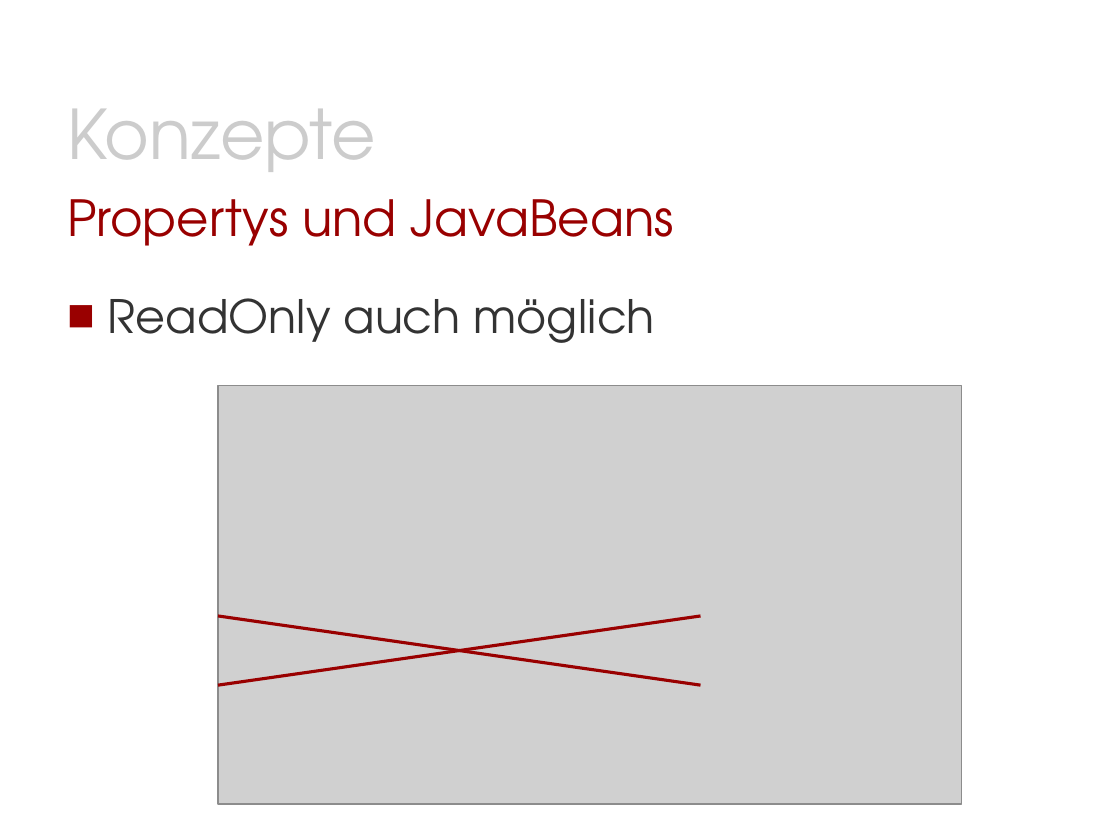
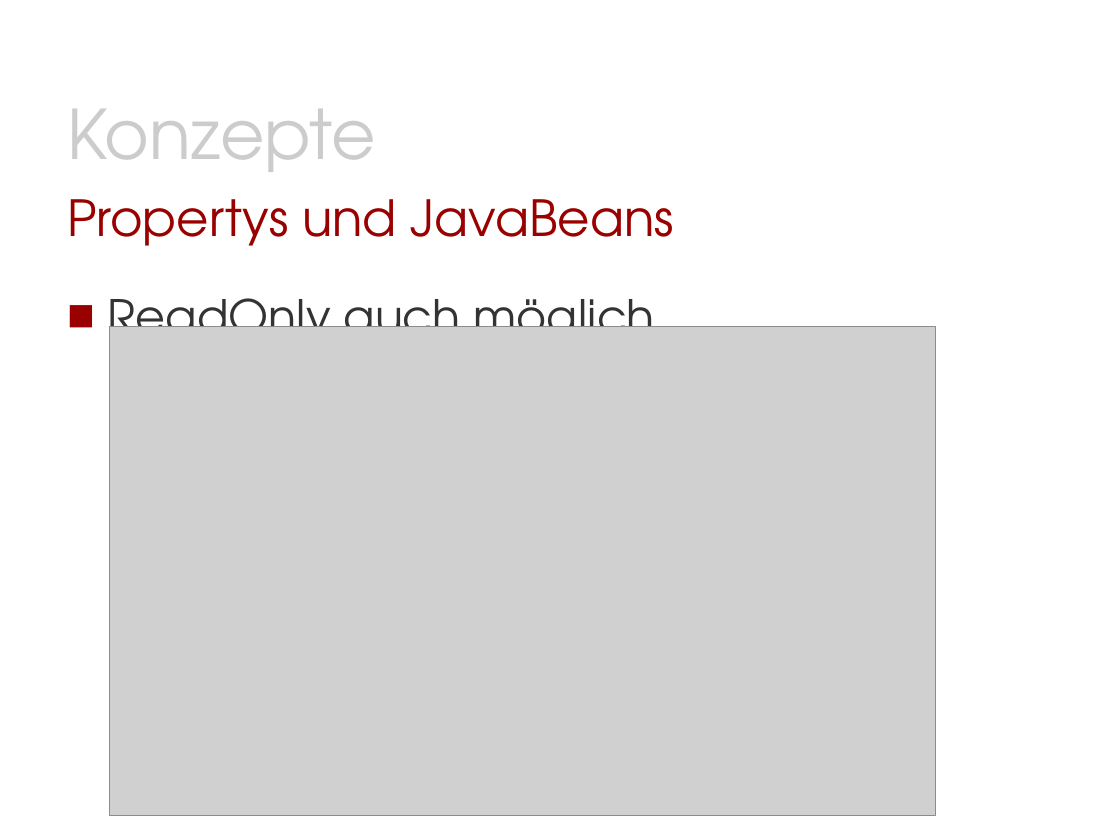
Before and after one commit to Morkunas/jfxusergroup, a slide deck: slide 18 of JavaFX-UserGroup.pptx. Drawn at 1120x840 pixels with LibreOffice and Linux fonts; fonts in the diff are those of the drawing; grey boxes stand for pictures; background and template pictures are left out. Boxes give left, top, right and bottom in pixels: in the first picture for what was removed or moved away, otherwise in the second. Text is boxed around its words. In the diff, an @@ line names an element or a change of style, - is before the commit and + after.

Commit message:
changed screenshots in presentation

```diff
--- a/JavaFX-UserGroup.pptx
+++ b/JavaFX-UserGroup.pptx
@@ picture: place and size @@
-picture at [218,385,962,804]
+picture at [110,326,936,815]
@@ line removed from (218, 616) to (700, 685) @@
@@ line removed from (218, 685) to (700, 616) @@
```
Also in this commit, not shown: 5 other slides changed.
